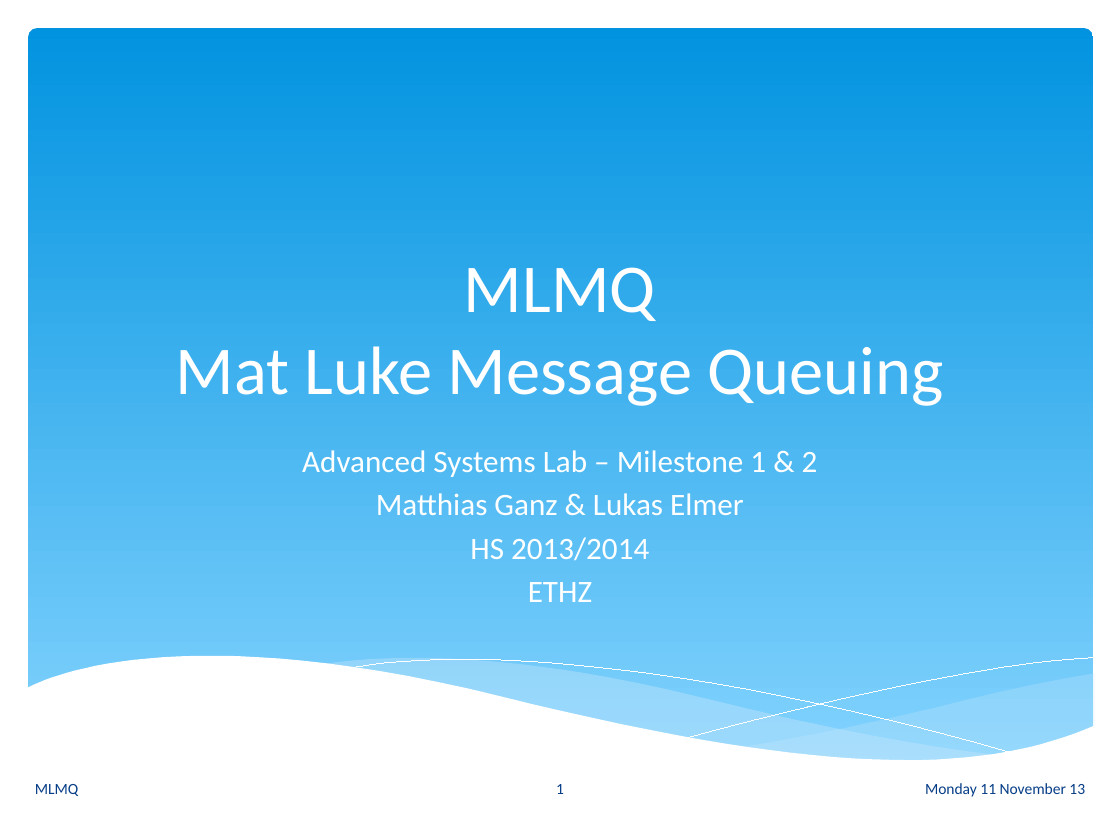
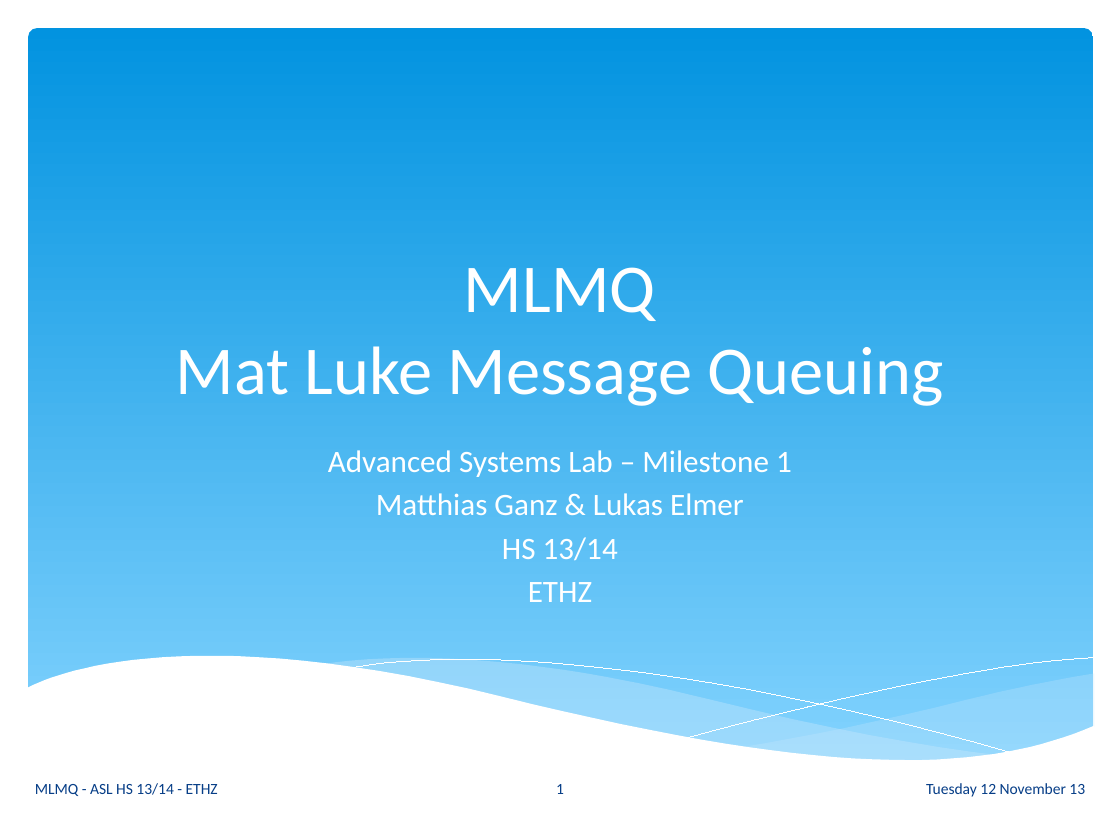
Before and after one commit to ganzm/AdvancedSystemsLab2013, a slide deck: slide 1 of doc/presentations/03 Milestone Presentation/mlmq.pptx. Drawn at 1120x840 pixels with LibreOffice and Linux fonts; fonts in the diff are those of the drawing. Boxes give left, top, right and bottom in pixels: in the first picture for what was removed or moved away, otherwise in the second. Text is boxed around its words. In the diff, an @@ line names an element or a change of style, - is before the commit and + after.

```diff
--- a/doc/presentations/03 Milestone Presentation/mlmq.pptx
+++ b/doc/presentations/03 Milestone Presentation/mlmq.pptx
@@ subtitle at bbox=[328, 450, 792, 477]: text changed @@
-Advanced Systems Lab – Milestone 1 & 2
+Advanced Systems Lab – Milestone 1
@@ subtitle at bbox=[502, 537, 618, 561]: text changed @@
-HS 2013/2014
+HS 13/14
@@ text at bbox=[35, 783, 218, 796]: text changed @@
-MLMQ
+MLMQ - ASL HS 13/14 - ETHZ
@@ text at bbox=[926, 783, 1085, 797]: text changed @@
-Monday 11 November 13
+Tuesday 12 November 13
```
Also in this commit, not shown: 13 other slides changed.
